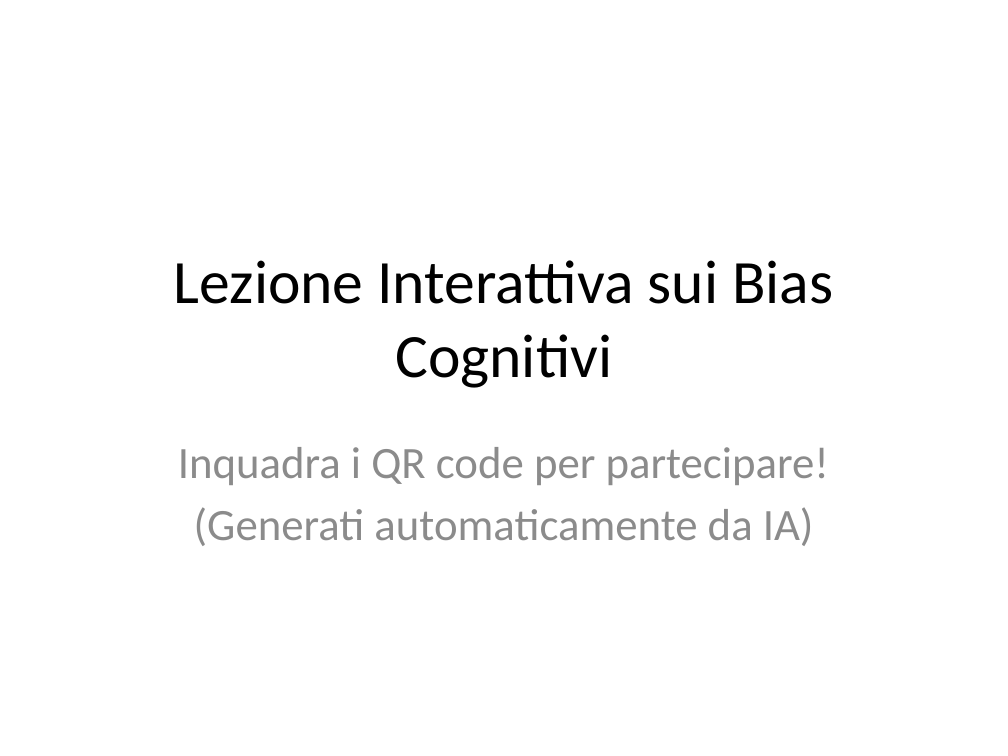
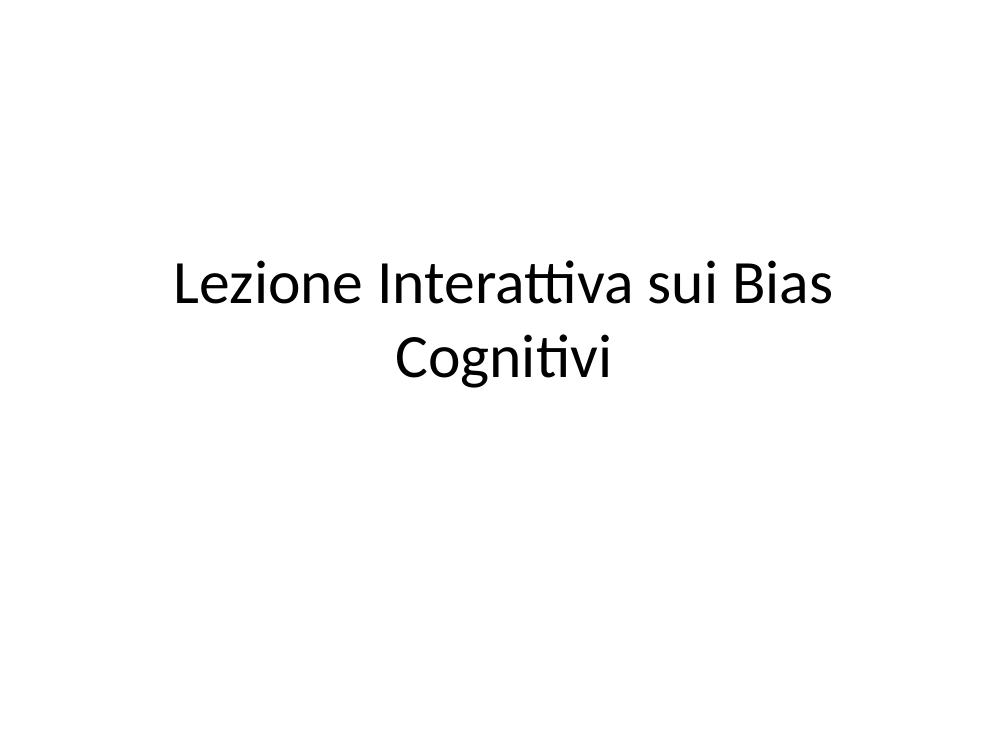
Before and after one commit to gloriamarchese24/Bias-Kahneman, a slide deck: slide 1 of QR_Esperimenti_Bias.pptx. Drawn at 1008x756 pixels with LibreOffice and Linux fonts; fonts in the diff are those of the drawing. Boxes give left, top, right and bottom in pixels: in the first picture for what was removed or moved away, otherwise in the second. Text is boxed around its words. In the diff, an @@ line names an element or a change of style, - is before the commit and + after.

```diff
--- a/QR_Esperimenti_Bias.pptx
+++ b/QR_Esperimenti_Bias.pptx
@@ subtitle removed at (178, 447, 829, 546) @@
-Inquadra i QR code per partecipare!
-(Generati automaticamente da IA)
```
Also in this commit, not shown: 29 other files.
